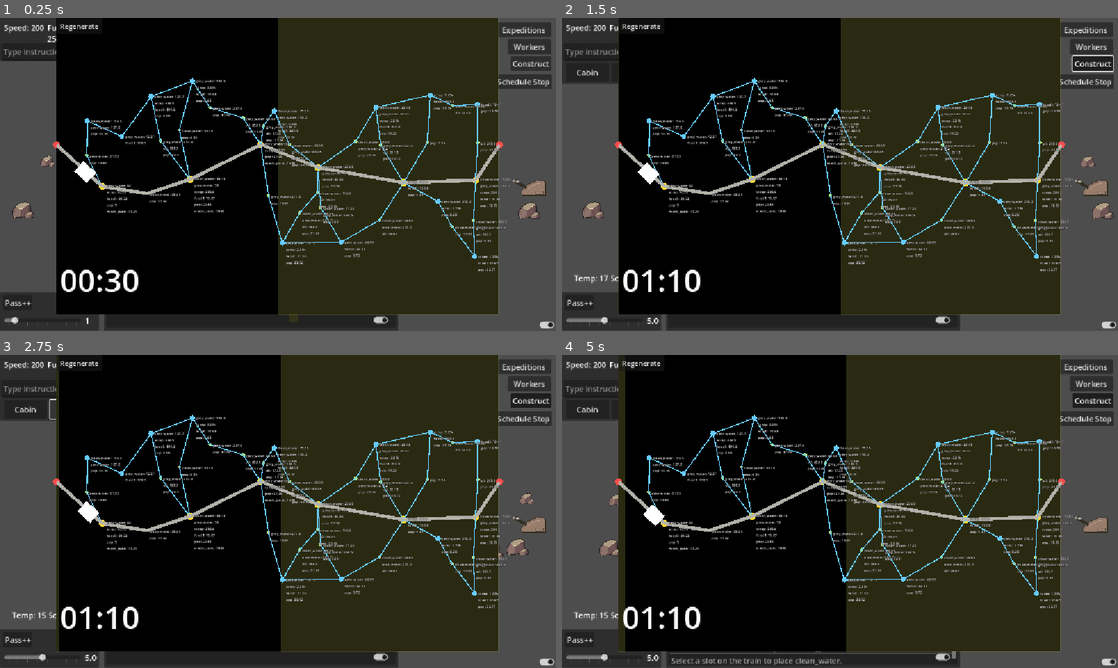
Above: before the commit, frames 1-4 (two rows, left to right).
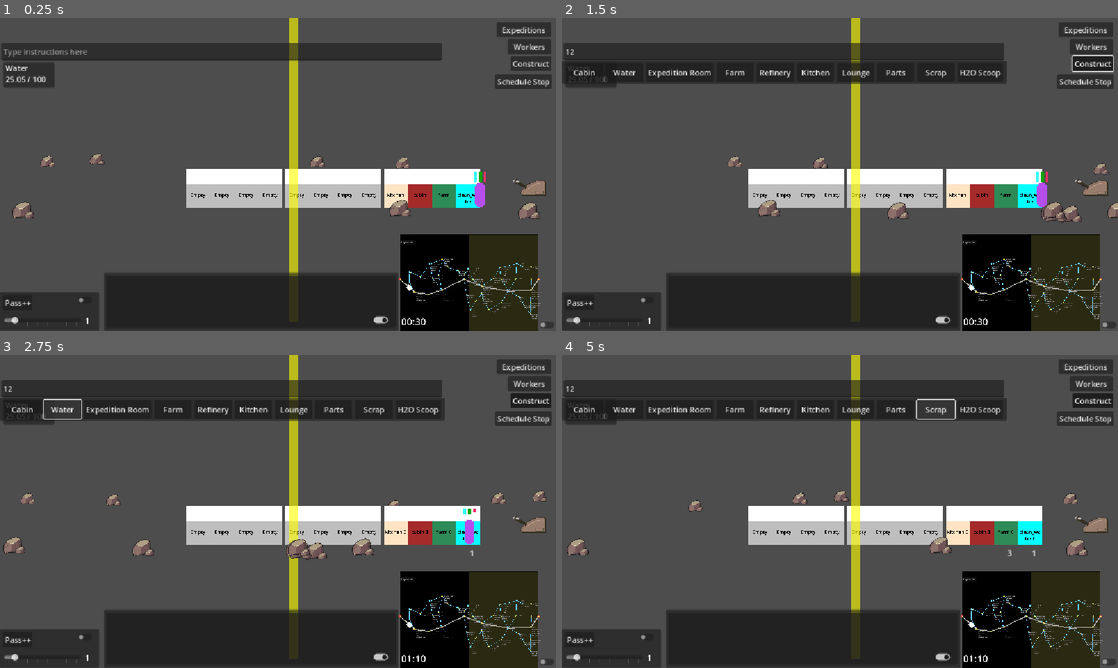
Above: after the commit, the same moments.

Repository: Sphinx111/ed_and_morgs_train_builder
Game: Godot game, scene res://Scenes/traincar.tscn
The game is run twice, just before and just after one commit, with the same random seed, the same clock (stepped at 60 frames per second) and the same inputs.
Inputs (mouse positions are in pixels of both pictures, inside the frame that each line leads up to):
- Up to frame 1 (0.25 s): no input
- Up to frame 2 (1.5 s): click (784, 52) at 0.52 s; type "12" at 0.6 s; click "Construct" at 1.25 s
- Up to frame 3 (2.75 s): click "Water" at 2 s
- Up to frame 4 (5 s): click "Parts" at 2.75 s; click (856, 408) at 3.5 s, where only the run after the commit has a clickable "Lounge"; click "Scrap" at 4.25 s

The runs differ from the first frame. In frame 1, 75% of the frame differs, in the area x 0-100%, y 0-100%; in frame 2, 74%; in frame 3, 74%; in frame 4, 75%.
Error after the commit: Parse Error: Too many arguments for "setup()" call. Expected at most 2 but received 3. (res://Scenes/resource_panel.gd:62)

Commit message:
Added lounge, icon resource panel
New Lounge module.
Resource display at top of screen uses icons now
Bugfix for mech_parts producer

Diff:
--- a/Modules/Recipes/scrap_to_mech.tres
+++ b/Modules/Recipes/scrap_to_mech.tres
@@ -7,6 +7,7 @@
 [resource]
 script = ExtResource("1_recipe")
 cycle_time = 2
+input_mode = 2
 input_type_1 = ExtResource("2_scrap")
 input_1_needed = 5.0
 output_type_1 = ExtResource("3_mech_parts")
--- /dev/null
+++ b/Modules/ServiceRecipes/basic_social.tres
@@ -0,0 +1,8 @@
+[gd_resource type="Resource" script_class="ServiceRecipe" load_steps=2 format=3 uid="uid://cfjiu7ira0b7t"]
+
+[ext_resource type="Script" uid="uid://bk25jb6hmaxiy" path="res://Modules/Services/ServiceRecipe.gd" id="2_rrk2k"]
+
+[resource]
+script = ExtResource("2_rrk2k")
+output_need = "social"
+output_rate = 0.1
--- a/Modules/Services/ServiceProviderRegistry.gd
+++ b/Modules/Services/ServiceProviderRegistry.gd
@@ -7,11 +7,13 @@
 const RECIPE_BASIC_FOOD: ServiceRecipe = preload("res://Modules/ServiceRecipes/basic_food.tres")
 const RECIPE_FAST_WATER: ServiceRecipe = preload("res://Modules/ServiceRecipes/fast_water.tres")
 const RECIPE_BASIC_WATER: ServiceRecipe = preload("res://Modules/ServiceRecipes/basic_water.tres")
+const RECIPE_BASIC_SOCIAL: ServiceRecipe = preload("res://Modules/ServiceRecipes/basic_social.tres")
 
 const MODULE_SERVICES: Dictionary = {
 	"cabin": [RECIPE_SHOWER, RECIPE_BASIC_BED],
 	"kitchen": [RECIPE_BASIC_FOOD, RECIPE_FAST_WATER],
 	"farm": [RECIPE_BASIC_FOOD],
+	"lounge": [RECIPE_BASIC_SOCIAL],
 }
 
 
--- a/Scenes/construction_panel.gd
+++ b/Scenes/construction_panel.gd
@@ -14,6 +14,7 @@
 	"expedition_room": "Expedition Room",
 	"water_collector": "H2O Scoop",
 	"fuel_refinery": "Refinery",
+	"lounge" : "Lounge"
 }
 
 @onready var _module_buttons: HBoxContainer = $ModuleButtons
--- a/Scenes/resource_panel.gd
+++ b/Scenes/resource_panel.gd
@@ -2,17 +2,18 @@
 
 class_name ResourcePanel
 
-const ROWS: Array[Dictionary] = [
-	{"node_name": "Speed", "display_label": "Speed", "type": "speed"},
-	{"node_name": "Fuel", "display_label": "Fuel", "type": "resource", "key": "fuel"},
-	{"node_name": "Pop", "display_label": "Pop", "type": "pop"},
-	{"node_name": "CleanWater", "display_label": "Water", "type": "resource", "key": "clean_water"},
-	{"node_name": "GreyWater", "display_label": "Grey", "type": "resource", "key": "grey_water"},
-	{"node_name": "BlackWater", "display_label": "Black", "type": "resource", "key": "black_water"},
-	{"node_name": "MechParts", "display_label": "Parts", "type": "resource", "key": "mech_parts"},
-	{"node_name": "Food", "display_label": "Food", "type": "resource", "key": "food1"},
-	{"node_name": "Scrap", "display_label": "Scrap", "type": "resource", "key": "scrap"},
-	{"node_name": "Oil", "display_label": "Oil", "type": "resource", "key": "oil"},
+const RESOURCE_SUMMARY_SCENE: PackedScene = preload("res://Scenes/resource_summary.tscn")
+
+const RESOURCE_ROWS: Array[ResourceType] = [
+	ResourceTypeRegistry.TYPE_FUEL,
+	ResourceTypeRegistry.TYPE_POP,
+	ResourceTypeRegistry.TYPE_CLEAN_WATER,
+	ResourceTypeRegistry.TYPE_GREY_WATER,
+	ResourceTypeRegistry.TYPE_BLACK_WATER,
+	ResourceTypeRegistry.TYPE_MECH_PARTS,
+	ResourceTypeRegistry.TYPE_FOOD1,
+	ResourceTypeRegistry.TYPE_SCRAP,
+	ResourceTypeRegistry.TYPE_OIL,
 ]
 
 @onready var _resource_rows: HBoxContainer = $ResourceRows
@@ -21,12 +22,16 @@
 @onready var _value_label: Label = $ResourceDetailPanel/ValueLabel
 
 var _train: Train = null
+var _speed_label: RichTextLabel = null
+var _summaries: Dictionary = {}
+var _hover_signals_connected: bool = false
 
 
 func _ready() -> void:
 	apply_panel_width()
 	_detail_panel.hide()
-	_configure_row_labels()
+	_detail_panel.z_index = 1
+	_build_resource_rows()
 
 
 func apply_panel_width() -> void:
@@ -43,64 +48,93 @@
 func setup(train: Train) -> void:
 	_train = train
 	_setup_hover_signals()
+	update_from_train(train)
 
 
 func update_from_train(train: Train) -> void:
 	_train = train
-	for row in ROWS:
-		var label: RichTextLabel = _get_row_label(row["node_name"])
-		label.text = _format_row(row, train)
-
-func _process(delta : float) -> void:
-	if _train != null:
-		var label : RichTextLabel = _get_row_label("Speed")
-		if label!= null:
-			label.text = _format_row(ROWS[0], _train)
-
-func _configure_row_labels() -> void:
-	for row in ROWS:
-		var label: RichTextLabel = _get_row_label(row["node_name"])
-		label.size_flags_horizontal = Control.SIZE_EXPAND_FILL
-		label.mouse_filter = Control.MOUSE_FILTER_STOP
-		label.scroll_active = false
+	if _speed_label != null:
+		_speed_label.text = _format_speed(train)
+	for resource_type in RESOURCE_ROWS:
+		var summary: ResourceSummary = _summaries.get(resource_type.type_name)
+		if summary == null:
+			continue
+		summary.setup(resource_type, _get_row_amount(resource_type, train), false)
 
 
-func _format_row(row: Dictionary, train: Train) -> String:
-	match row["type"]:
-		"speed":
-			return "%s: %s" % [row["display_label"], Helpers.pretty_print_float(train.speed)]
-		"pop":
-			return "%s: %s" % [row["display_label"], String.num_int64(train.passengerManager.passengers.size())]
-		"resource":
-			return "%s: %s" % [row["display_label"], Helpers.pretty_print_float(train.get_res(row["key"]))]
-	return ""
+func _process(_delta: float) -> void:
+	if _train != null and _speed_label != null:
+		_speed_label.text = _format_speed(_train)
+
+
+func _build_resource_rows() -> void:
+	for child in _resource_rows.get_children():
+		child.queue_free()
+	_summaries.clear()
+	_hover_signals_connected = false
+
+	_speed_label = RichTextLabel.new()
+	_speed_label.name = "Speed"
+	_speed_label.size_flags_horizontal = Control.SIZE_EXPAND_FILL
+	_speed_label.mouse_filter = Control.MOUSE_FILTER_IGNORE
+	_speed_label.scroll_active = false
+	_speed_label.fit_content = true
+	_resource_rows.add_child(_speed_label)
+
+	for resource_type in RESOURCE_ROWS:
+		var summary: ResourceSummary = RESOURCE_SUMMARY_SCENE.instantiate()
+		summary.name = resource_type.type_name
+		summary.size_flags_horizontal = Control.SIZE_SHRINK_CENTER
+		summary.size_flags_vertical = Control.SIZE_SHRINK_CENTER
+		_resource_rows.add_child(summary)
+		_summaries[resource_type.type_name] = summary
+
+
+func _format_speed(train: Train) -> String:
+	return "Speed: %s" % Helpers.pretty_print_float(train.speed)
+
+
+func _get_row_amount(resource_type: ResourceType, train: Train) -> float:
+	if train == null or resource_type == null:
+		return 0.0
+	return train.get_res(resource_type.type_name)
 
 
 func _setup_hover_signals() -> void:
-	for row in ROWS:
-		if row["type"] != "resource":
+	if _hover_signals_connected:
+		return
+	for resource_type in RESOURCE_ROWS:
+		var summary: ResourceSummary = _summaries.get(resource_type.type_name)
+		if summary == null:
 			continue
-		var label: RichTextLabel = _get_row_label(row["node_name"])
-		var resource_key: String = row["key"]
-		label.mouse_entered.connect(_on_resource_hover.bind(resource_key, label))
-		label.mouse_exited.connect(_on_resource_leave)
+		summary.mouse_entered.connect(_on_resource_hover.bind(resource_type, summary))
+		summary.mouse_exited.connect(_on_resource_leave)
+	_hover_signals_connected = true
 
 
-func _on_resource_hover(resource_key: String, label: RichTextLabel) -> void:
-	_detail_panel.position.x = label.position.x
-	_type_label.text = resource_key
+func _format_detail_value(resource_type: ResourceType) -> String:
+	var type_name := resource_type.type_name
+	var current := _train.get_res(type_name)
+	var current_text := ResourceTypeRegistry.format_amount(type_name, current)
+	if _train.max_res.has(type_name):
+		var max_text := ResourceTypeRegistry.format_amount(type_name, _train.max_res[type_name])
+		return "%s / %s" % [current_text, max_text]
+	return current_text
 
-	if _train.res.has(resource_key) and _train.max_res.has(resource_key):
-		_value_label.text = "%s / %s" % [
-			Helpers.pretty_print_float(_train.res[resource_key]),
-			Helpers.pretty_print_float(_train.max_res[resource_key]),
-		]
-		_detail_panel.show()
+
+func _position_detail_panel(summary: ResourceSummary) -> void:
+	_detail_panel.position.x = _resource_rows.position.x + summary.position.x
+	_detail_panel.position.y = _resource_rows.position.y + _resource_rows.size.y
+
+
+func _on_resource_hover(resource_type: ResourceType, summary: ResourceSummary) -> void:
+	if _train == null:
+		return
+	_position_detail_panel(summary)
+	_type_label.text = resource_type.display_name
+	_value_label.text = _format_detail_value(resource_type)
+	_detail_panel.show()
 
 
 func _on_resource_leave() -> void:
 	_detail_panel.hide()
-
-
-func _get_row_label(node_name: String) -> RichTextLabel:
-	return _resource_rows.get_node(node_name) as RichTextLabel
--- a/Scenes/traincar.tscn
+++ b/Scenes/traincar.tscn
@@ -42,92 +42,12 @@
 anchors_preset = 15
 anchor_right = 1.0
 anchor_bottom = 1.0
-offset_left = 8.0
 offset_top = 8.0
-offset_right = -8.0
-offset_bottom = -8.0
+offset_bottom = -42.0
 grow_horizontal = 2
 grow_vertical = 2
 theme_override_constants/separation = 4
 alignment = 1
-
-[node name="Speed" type="RichTextLabel" parent="UICanvas/BasicUI/ResourcePanel/ResourceRows"]
-layout_mode = 2
-size_flags_horizontal = 3
-text = "Speed: 50"
-fit_content = true
-scroll_active = false
-
-[node name="Fuel" type="RichTextLabel" parent="UICanvas/BasicUI/ResourcePanel/ResourceRows"]
-layout_mode = 2
-size_flags_horizontal = 3
-text = "Fuel:
-25"
-fit_content = true
-scroll_active = false
-
-[node name="Pop" type="RichTextLabel" parent="UICanvas/BasicUI/ResourcePanel/ResourceRows"]
-layout_mode = 2
-size_flags_horizontal = 3
-text = "Pop: 25"
-fit_content = true
-scroll_active = false
-
-[node name="CleanWater" type="RichTextLabel" parent="UICanvas/BasicUI/ResourcePanel/ResourceRows"]
-layout_mode = 2
-size_flags_horizontal = 3
-text = "Water:
-100"
-fit_content = true
-scroll_active = false
-
-[node name="GreyWater" type="RichTextLabel" parent="UICanvas/BasicUI/ResourcePanel/ResourceRows"]
-layout_mode = 2
-size_flags_horizontal = 3
-text = "Grey:
-0"
-fit_content = true
-scroll_active = false
-
-[node name="BlackWater" type="RichTextLabel" parent="UICanvas/BasicUI/ResourcePanel/ResourceRows"]
-layout_mode = 2
-size_flags_horizontal = 3
-text = "Black:
-0"
-fit_content = true
-scroll_active = false
-
-[node name="Food" type="RichTextLabel" parent="UICanvas/BasicUI/ResourcePanel/ResourceRows"]
-layout_mode = 2
-size_flags_horizontal = 3
-text = "Food:
-0"
-fit_content = true
-scroll_active = false
-
-[node name="MechParts" type="RichTextLabel" parent="UICanvas/BasicUI/ResourcePanel/ResourceRows"]
-layout_mode = 2
-size_flags_horizontal = 3
-text = "Parts:
-100"
-fit_content = true
-scroll_active = false
-
-[node name="Scrap" type="RichTextLabel" parent="UICanvas/BasicUI/ResourcePanel/ResourceRows"]
-layout_mode = 2
-size_flags_horizontal = 3
-text = "Scrap:
-0"
-fit_content = true
-scroll_active = false
-
-[node name="Oil" type="RichTextLabel" parent="UICanvas/BasicUI/ResourcePanel/ResourceRows"]
-layout_mode = 2
-size_flags_horizontal = 3
-text = "Oil:
-0"
-fit_content = true
-scroll_active = false
 
 [node name="ResourceDetailPanel" type="Panel" parent="UICanvas/BasicUI/ResourcePanel"]
 layout_mode = 1
@@ -233,7 +153,6 @@
 offset_right = 1155.0
 offset_bottom = 82.0
 focus_mode = 0
-button_pressed = true
 
 [node name="ThoughtsToggle" type="CheckButton" parent="UICanvas/BasicUI/DebugPanel"]
 layout_mode = 0
@@ -314,6 +233,7 @@
 text = "Schedule Stop"
 
 [node name="StopSchedulePanel" type="Panel" parent="UICanvas/BasicUI"]
+visible = false
 layout_mode = 0
 offset_left = 864.0
 offset_top = 115.0
--- a/Train.gd
+++ b/Train.gd
@@ -96,7 +96,9 @@
 	if res.has(key):
 		return res.get(key)
 	if key == "pop":
-		return passengerManager.passengers.size()
+		if passengerManager != null:
+			return passengerManager.passengers.size()
+		return 0
 	return 0
 
 ## Function to consume amount if available, returns a status code
--- a/globals.gd
+++ b/globals.gd
@@ -42,14 +42,14 @@
 var passenger_seeks_threshold : float = 0.65
 var idle_wander_chance : float = 0.3    # Chance that passenger picks a random location to move to if they have no targetNeed
 const aliterating_name_chance : float = .5
-const needs_groups : Array[String] = ["thirst", "hunger", "rest"]
+const needs_groups : Array[String] = ["thirst", "hunger", "rest", "social"]
 const work_types : Array[String] = ["any", "water", "food", "scrap", "mech_parts", "fuel"]
 const resource_groups : Array[String] = ["clean_water", "grey_water", "black_water", "food", "scrap", "mech_parts", "oil", "fuel"]
 const need_growth_rates : Dictionary[String, float] = {
 	"thirst" : 0.01,
 	"hunger" : 0.005,
-	"rest"   : 0.005,
-	"social" : 0.0,
+	"rest"   : 0.002,
+	"social" : 0.001,
 	"illness" : 0.0
 }
 # Commenting out code contributed by junior dev (Izzy)
--- a/module.gd
+++ b/module.gd
@@ -15,12 +15,13 @@
 	"clean_water" : 25.0,
 	"mech_parts" : 20.0,
 	"farm" : 10.0,
-	"scrap_arm" : 10.0,
+	"scrap_arm" : 50.0,
 	"kitchen" : 5.0,
 	"cabin" : 2.0,
-	"expedition_room" : 5.0,
+	"expedition_room" : 20.0,
 	"water_collector" : 25.0,
-	"fuel_refinery" : 50.0
+	"fuel_refinery" : 50.0,
+	"lounge" : 10.0
 }
 
 # Service variables
@@ -30,6 +31,7 @@
 var service_speed_modifier = 1.0
 var baseCustomers : int = 0
 var maxCustomers : int = 0
+var min_customers_for_service : int = 0
 var customers_per_adjacency : int = floor(maxCustomers / (1 / Globals.ADJACENCY_BONUS))
 
 # Production Variables
@@ -121,7 +123,7 @@
 		if customers.size() == maxCustomers:
 			parentCar.update_needs_maps(serves_needs, sequence, Globals.CUSTOMERS_FULL)
 		for service in services:
-			if service.trigger_once == true:
+			if service.trigger_once == true and _has_enough_customers_for_service():
 				service.serve_customer(newCustomer, parentTrain, self)
 
 ## Used by module to remove its own passengers
@@ -290,6 +292,8 @@
 ## For each customer in the module, run through the repeatable services and attempt to provide them
 func serve_customers() -> void:
 	_remove_invalid_customers()
+	if not _has_enough_customers_for_service():
+		return
 	for i in range(customers.size() - 1, -1, -1):
 		var customer: Passenger = customers[i]
 		var services_finished := 0
@@ -303,6 +307,10 @@
 
 		if services_finished >= services.size():
 			_eject_customer(customer)
+
+
+func _has_enough_customers_for_service() -> bool:
+	return customers.size() >= min_customers_for_service
 
 
 func _remove_invalid_customers() -> void:
@@ -329,6 +337,7 @@
 	serves_needs = []
 	work_types = ["any"]
 	workers_needed = 0
+	min_customers_for_service = 0
 	$Outline.color = Color.GRAY
 
 	# Kick out any customers and workers when module type changes
@@ -370,7 +379,7 @@
 		$Outline.color = Color.BISQUE
 		add_services_for_type(newType)
 		add_custom_storage({"clean_water" : 20.0,"food1" : 10.0,"food2" : 10.0})
-		baseCustomers = 3
+		baseCustomers = 4
 	elif newType == "farm":
 		$Outline.color = Color.SEA_GREEN
 		add_services_for_type(newType)
@@ -400,6 +409,11 @@
 		workers_needed = 8
 		add_producers_for_type(newType)
 		add_custom_storage({"oil" : 100.0, "fuel" : 100.0})
+	elif newType == "lounge":
+		$Outline.color = Color.CORNFLOWER_BLUE
+		baseCustomers = 8
+		min_customers_for_service = 2
+		add_services_for_type(newType)
 	$Label.text = newType
 	maxCustomers = baseCustomers
 	if workers_needed > 0:
--- a/passenger.gd
+++ b/passenger.gd
@@ -42,9 +42,9 @@
 const maxNeeds = {
 	"thirst" : 1.0,
 	"hunger" : 1.0,
-	"rest" : 2.0,
+	"rest" : 1.0,
 	"illness" : 1.0,
-	"social" : 1.0
+	"social" : 99.0
 }
 const WANDER_DURATION : float = 2.0
 
@@ -241,6 +241,8 @@
 
 ## Allows different results from hitting max need. Not all needs will be fatal
 func hit_max_need(needType : String) -> int:
+	if needType == "social":
+		return Globals.RESULT_OK
 	print("%s %s: Oh no! I am dying of %s" % [firstname, lastname, needType])
 	return Globals.RESULT_FATAL
 
--- a/project.godot
+++ b/project.godot
@@ -7,6 +7,19 @@
 ;   param=value ; assign values to parameters
 
 config_version=5
+
+[addons]
+
+resources_spreadsheet_view/array_color_tint=100.0
+resources_spreadsheet_view/color_rows=true
+resources_spreadsheet_view/array_min_width=128.0
+resources_spreadsheet_view/resource_preview_size=32.0
+resources_spreadsheet_view/clip_headers=false
+resources_spreadsheet_view/dupe_arrays=true
+resources_spreadsheet_view/context_menu_on_leftclick=false
+resources_spreadsheet_view/fold_docks=true
+resources_spreadsheet_view/resource_cell_label_mode=1
+resources_spreadsheet_view/freeze_first_column=true
 
 [application]
 
@@ -30,6 +43,10 @@
 
 version_control/plugin_name="GitPlugin"
 version_control/autoload_on_startup=true
+
+[editor_plugins]
+
+enabled=PackedStringArray("res://addons/resources_spreadsheet_view/plugin.cfg")
 
 [input]
 
Not shown, changed: .gitignore
